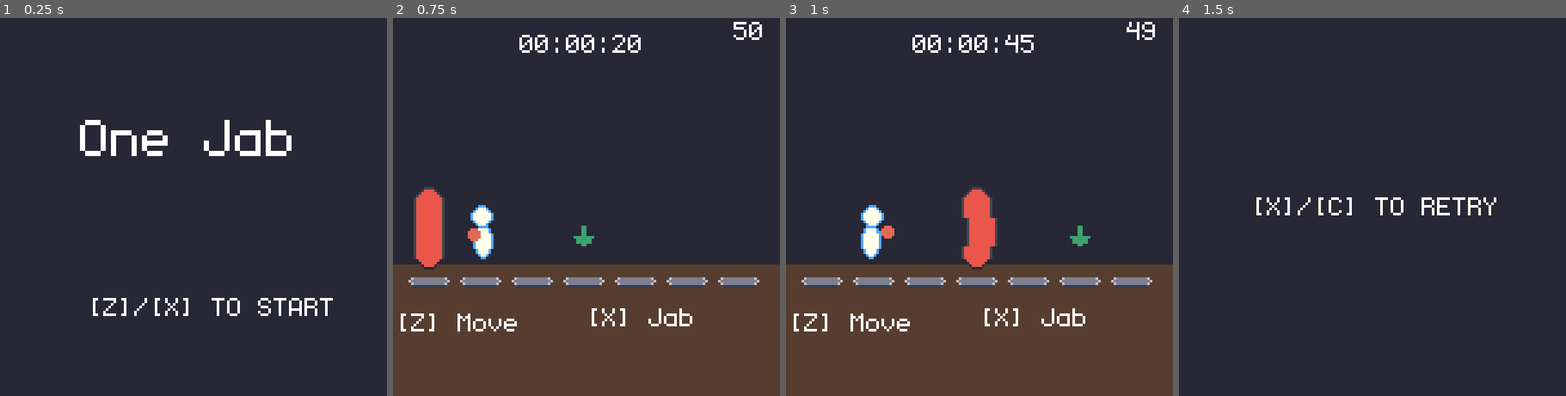
Above: before the commit, frames 1-4 (left to right).
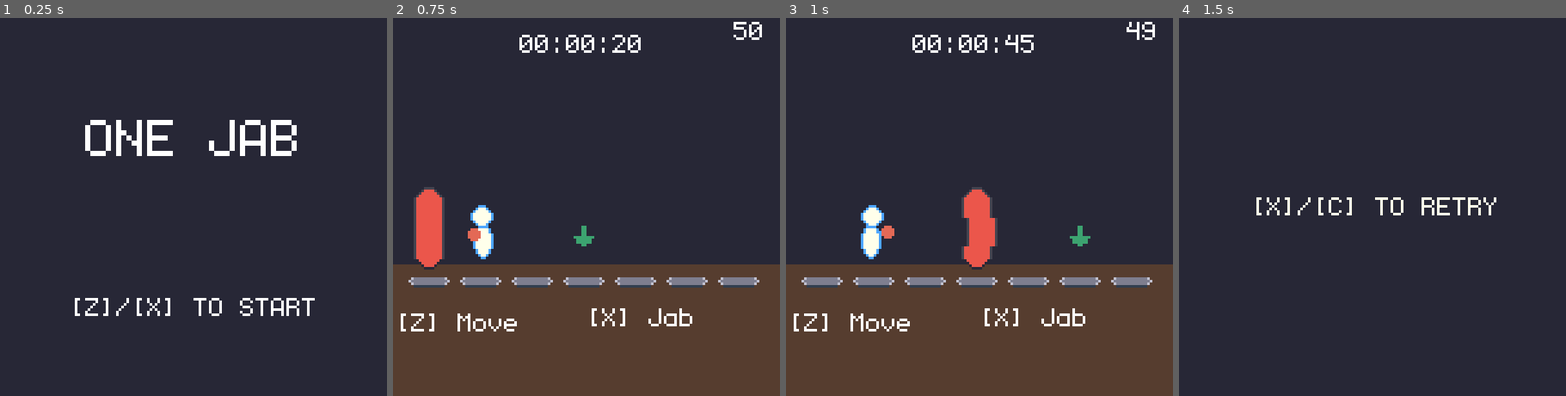
Above: after the commit, the same moments.

Repository: sugarvoid/one-jab
Game: Godot game, scene res://game/game.tscn
Two runs of this game, one before a commit and one after it. Both use one fixed random seed, a clock stepped at 60 frames per second and the inputs below.
Inputs:
- Up to frame 1 (0.25 s): no input
- Up to frame 2 (0.75 s): tap Enter at 0.5 s; hold Z (move) from 0.53 s (still down)
- Up to frame 3 (1 s): keep holding Z (move); tap X (poke) at 0.8 s
- Up to frame 4 (1.5 s): release Z (move) at 1.28 s; tap X (poke) at 1.35 s

The runs differ from the first frame. In frame 1, 3.7% of the frame differs, in the area x 19-86%, y 26-79%; in frame 2, nothing differs; in frame 3, nothing differs; in frame 4, nothing differs.

Commit message:
Clean up code

Diff:
--- a/game/game.gd
+++ b/game/game.gd
@@ -3,18 +3,10 @@
 @onready var player: AnimatedSprite2D = get_node("PlayScreen/Player")
 @onready var punching_bag: AnimatedSprite2D = get_node("PlayScreen/PunchingBag")
 @onready var marker: AnimatedSprite2D = get_node("PlayScreen/marker")
+@onready var lbl_hits_left: Label = get_node("PlayScreen/lblHits")
+@onready var lbl_time: Label = get_node("PlayScreen/LblTime")
 
-const HITS_NEEDED: int = 50;
-
-var game_state: int
-var hits_left: int
-var bag_slot: int
-var player_slot: int
-var lives: int
-
-
-var bags_next_pos: int
-
+const HITS_NEEDED: int = 50
 const slots: Array[int] = [
 	14,
 	34,
@@ -25,14 +17,22 @@
 	134
 ]
 
+var game_state: int
+var hits_left: int
+var bag_slot: int
+var player_slot: int
+var lives: int
+var bags_next_pos: int
+
+
 func _ready():
 	switch_screen(0)
 	update_hud()
 	marker.play("default")
 
 
-func _process(delta):
-	$PlayScreen/LblTime.text = $PlayScreen/Stopwatch.get_time()
+func _process(_delta: float):
+	lbl_time.text = $PlayScreen/Stopwatch.get_time()
 	update_player()
 	update_bag()
 
@@ -40,25 +40,27 @@
 func update_bag():
 	marker.position = Vector2(slots[bags_next_pos], 85)
 	if bag_slot < player_slot:
-		$PlayScreen/PunchingBag.scale.x = 1
+		punching_bag.scale.x = 1
 	elif bag_slot > player_slot:
-		$PlayScreen/PunchingBag.scale.x = -1
-	$PlayScreen/PunchingBag.position = Vector2(slots[bag_slot], 85)
+		punching_bag.scale.x = -1
+	punching_bag.position = Vector2(slots[bag_slot], 85)
 
 
 func update_player():
 	if bag_slot < player_slot:
-		$PlayScreen/Player.scale.x = 1
+		player.scale.x = 1
 	elif bag_slot > player_slot:
-		$PlayScreen/Player.scale.x = -1
-	$PlayScreen/Player.position = Vector2(slots[player_slot], 88)
+		player.scale.x = -1
+	player.position = Vector2(slots[player_slot], 88)
+
 
 func update_hud():
-	$PlayScreen/lblHits.text = str(hits_left)
+	lbl_hits_left.text = str(hits_left)
 
 
 func switch_screen(new_screen: int):
 	self.game_state = new_screen
+	$PlayScreen/Stopwatch.stop()
 	match new_screen:
 		0:
 			$PlayScreen.hide()
@@ -75,7 +77,6 @@
 			$PlayScreen.show()
 			$StartScreen.hide()
 			$GameOver.hide()
-			$PlayScreen/TimeLeft.start();
 		2:
 			$PlayScreen.hide()
 			$StartScreen.hide()
@@ -84,8 +85,8 @@
 
 func player_punch():
 	if player_slot == (bag_slot - 1) or player_slot == bag_slot + 1:
-		$PlayScreen/Player.play("punch")
-		$PlayScreen/PunchingBag.play("hit")
+		player.play("punch")
+		punching_bag.play("hit")
 		hits_left -= 1
 		update_hud()
 		move_bag()
@@ -103,15 +104,13 @@
 	bags_next_pos = new_pos
 
 
-func get_new_pos(slot: int) -> Vector2:
-	return Vector2(100,100)
-
-
 func _input(event):
 	match game_state:
 		0:
 			if event.is_action_pressed("move") or event.is_action_pressed("poke"):
 				self.switch_screen(1)
+			if event.is_action_pressed("ui_cancel"):
+				get_tree().quit()
 		1:
 			if event.is_action_pressed("poke"):
 				player_punch()
--- a/game/game.tscn
+++ b/game/game.tscn
@@ -177,7 +177,6 @@
 script = ExtResource("1_kfiw7")
 
 [node name="StartScreen" type="Node2D" parent="."]
-visible = false
 
 [node name="ColorRect" type="ColorRect" parent="StartScreen"]
 offset_right = 155.0
@@ -185,31 +184,24 @@
 color = Color(0.152941, 0.152941, 0.211765, 1)
 
 [node name="Label4" type="Label" parent="StartScreen"]
-offset_left = 31.0
 offset_top = 35.0
-offset_right = 127.0
-offset_bottom = 66.0
+offset_right = 150.0
+offset_bottom = 68.0
 theme_override_fonts/font = ExtResource("2_mx117")
 theme_override_font_sizes/font_size = 32
-text = "One Jab"
+text = "ONE JAB"
+horizontal_alignment = 1
 
 [node name="Label8" type="Label" parent="StartScreen"]
-offset_left = 34.0
 offset_top = 108.0
-offset_right = 130.0
-offset_bottom = 139.0
+offset_right = 150.0
+offset_bottom = 125.0
 theme_override_fonts/font = ExtResource("2_mx117")
 text = "[Z]/[X] TO START"
-
-[node name="Label5" type="Label" parent="StartScreen"]
-offset_left = -32.0
-offset_top = 78.0
-offset_right = -8.0
-offset_bottom = 109.0
-theme_override_fonts/font = ExtResource("2_mx117")
-text = "Test"
+horizontal_alignment = 1
 
 [node name="PlayScreen" type="Node2D" parent="."]
+visible = false
 
 [node name="ColorRect" type="ColorRect" parent="PlayScreen"]
 offset_left = -2.0
@@ -294,9 +286,6 @@
 offset_bottom = 18.0
 theme_override_fonts/font = ExtResource("2_mx117")
 text = "50"
-
-[node name="TimeLeft" type="Timer" parent="PlayScreen"]
-wait_time = 60.0
 
 [node name="TextureProgressBar" type="TextureProgressBar" parent="PlayScreen"]
 offset_left = -90.0
--- a/game/stopwatch.gd
+++ b/game/stopwatch.gd
@@ -1,14 +1,13 @@
 extends Node
 
-var running = false
-var start_time = 0
-
+var running: bool = false
+var start_time: int = 0
 
 
 func _ready():
 	start()
 
-func _process(delta):
+func _process(_delta: float):
 	if running:
 		get_time()
 
@@ -19,23 +18,14 @@
 
 
 func get_time():
-	var elapsed = (Time.get_ticks_msec() - start_time) #/ 1000.0
-	##var elapsed = time_now - start_time
+	var elapsed: int = (Time.get_ticks_msec() - start_time)
 
-	var minutes = int(elapsed / 60 / 1000)
+	var minutes = elapsed / 60 / 1000
 	var seconds = elapsed / 1000 % 60
-	var miliseconds: int = elapsed / 10 % 100
+	var miliseconds = elapsed / 10 % 100
 
-	#var elapsed_time = "%02d:%02d:%02d" % [hours ,minutes, seconds]
-	#var time = ("%02d" % minutes) + (":%02d" % seconds) + (":%02d" % miliseconds)
 	var labelText = "%02d:%02d:%02d" % [minutes, seconds, miliseconds]
 	return labelText
 
 func stop():
 	running = false
-
-func _on_Button_pressed():
-	if !running:
-		start()
-	else:
-		stop()
